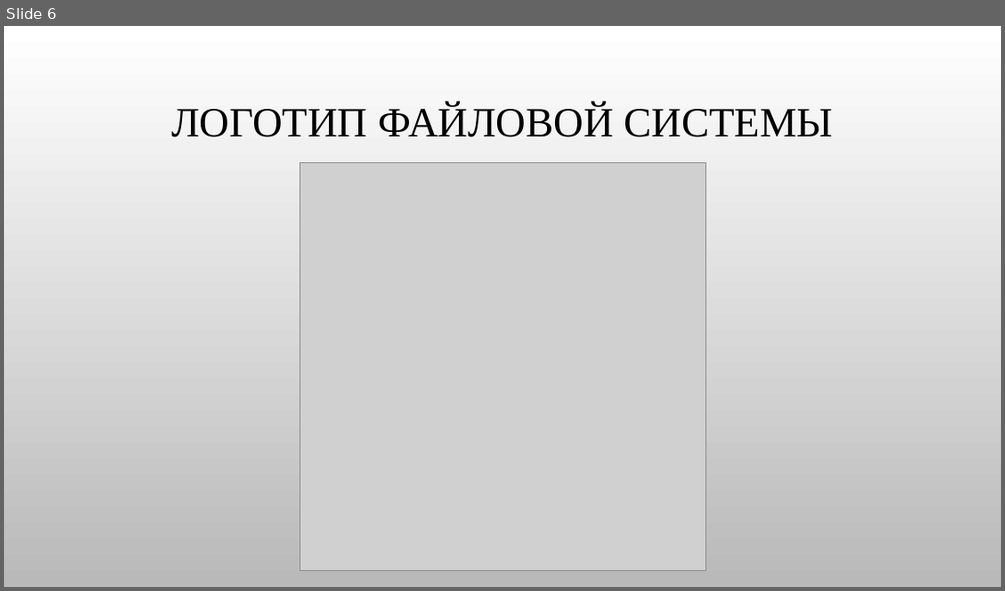
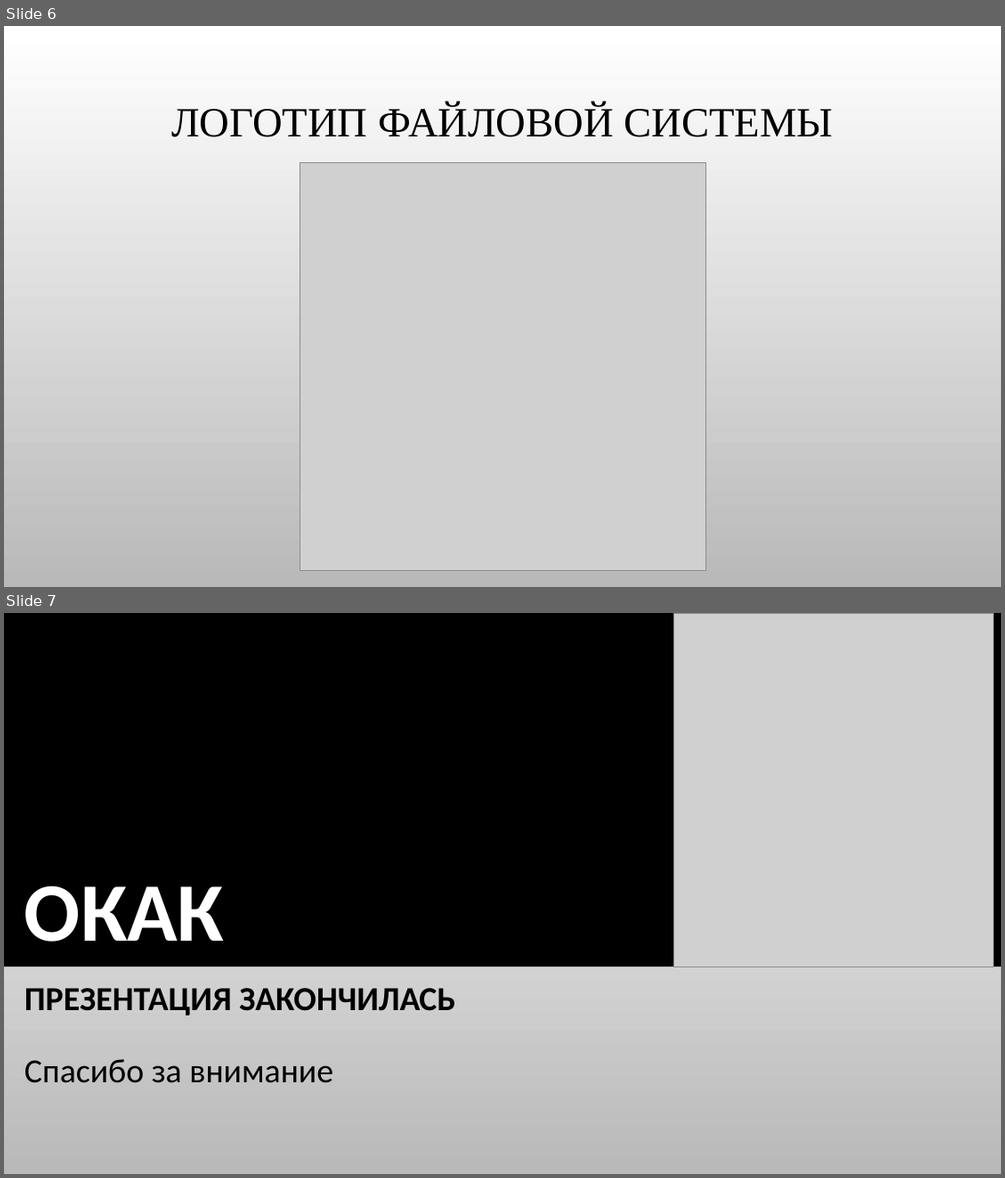
Before and after one commit to BlogPlayCode/BASFS, a slide deck: presentation.pptx. Shown one above the other, each under a label of ours: slide 6 before the commit, slides 6 and 7 after it. The pictures are 1005x591 and 1005x1178 pixels, drawn with LibreOffice and Linux fonts; fonts in the diff are those of the drawing; grey boxes stand for pictures; background and template pictures are left out. Boxes give left, top, right and bottom in pixels: in the first picture for what was removed or moved away, otherwise in the second. Text is boxed around its words. In the diff, an @@ line names an element or a change of style, - is before the commit and + after.

```diff
--- a/presentation.pptx
+++ b/presentation.pptx
@@ slide 7 added at <box>4,613,1001,1174</box>, background picture (left out) @@
@@ rectangle added at <box>4,613,1001,966</box>, fill #000000 @@
@@ picture added at <box>674,613,994,966</box> @@
@@ text added at <box>24,885,224,941</box>, 80 pt, text #FFFFFF, bold @@
+ОКАК
@@ title added at <box>24,988,455,1083</box>, 32.4 pt, text #000000, bold @@
+ПРЕЗЕНТАЦИЯ ЗАКОНЧИЛАСЬ
+Спасибо за внимание
```
Also in this commit, not shown: 4 slides changed.
